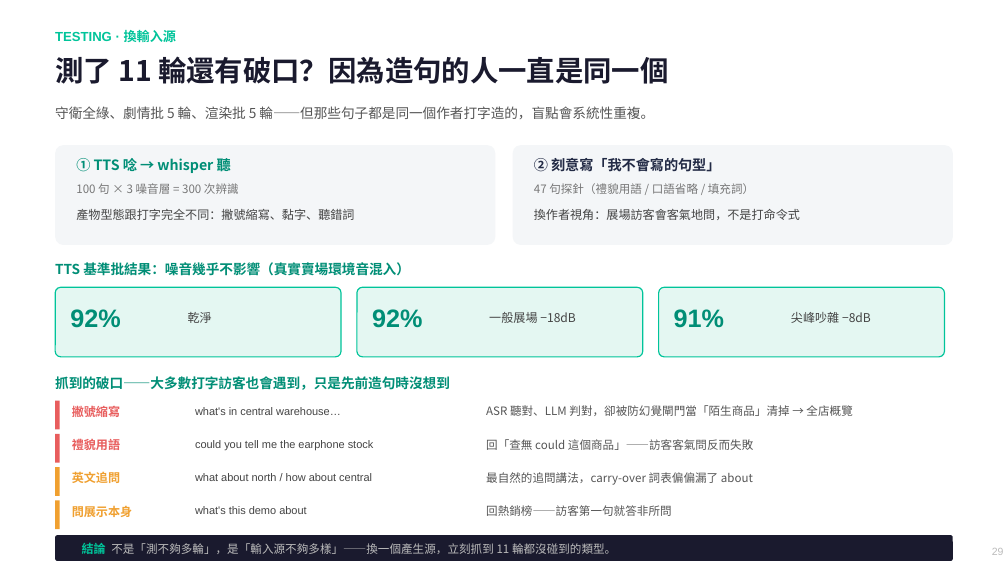
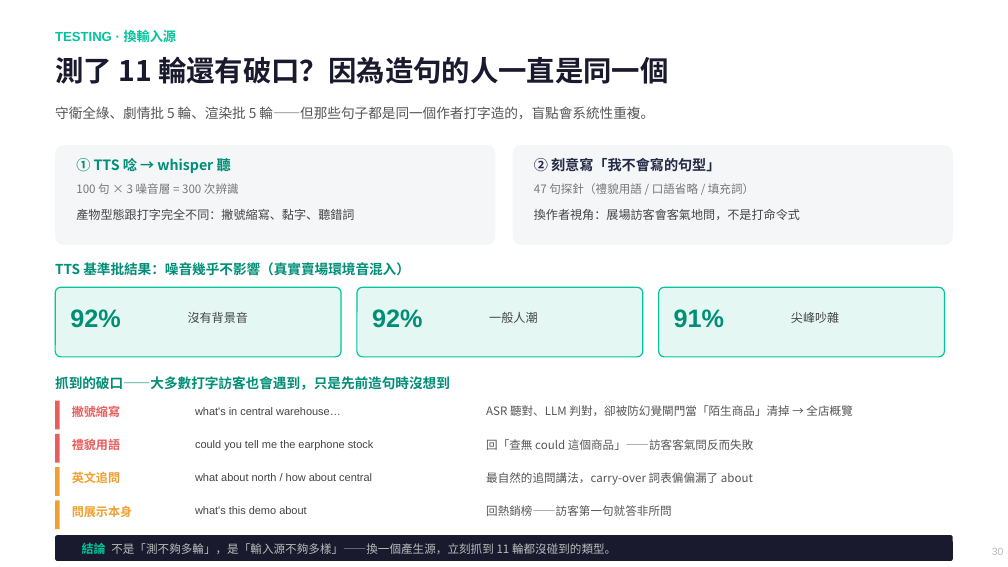
Before and after one commit to chunyen627-afk/warehouse-v2-agent, a slide deck: slide 30 of 倉管Agent_專案簡報.pptx (slide 29 before the commit). Drawn at 1008x567 pixels with LibreOffice and Linux fonts; fonts in the diff are those of the drawing. Boxes give left, top, right and bottom in pixels: in the first picture for what was removed or moved away, otherwise in the second. Text is boxed around its words. In the diff, an @@ line names an element or a change of style, - is before the commit and + after.

```diff
--- a/倉管Agent_專案簡報.pptx
+++ b/倉管Agent_專案簡報.pptx
@@ text at (188,312,248,323): text changed @@
-乾淨
+沒有背景音
@@ text at (489,312,537,323): text changed @@
-一般展場 −18dB
+一般人潮
@@ text at (791,312,839,323): text changed @@
-尖峰吵雜 −8dB
+尖峰吵雜
```
Also in this commit, not shown: 18 other slides changed, 1 slide added, 1 other file.
